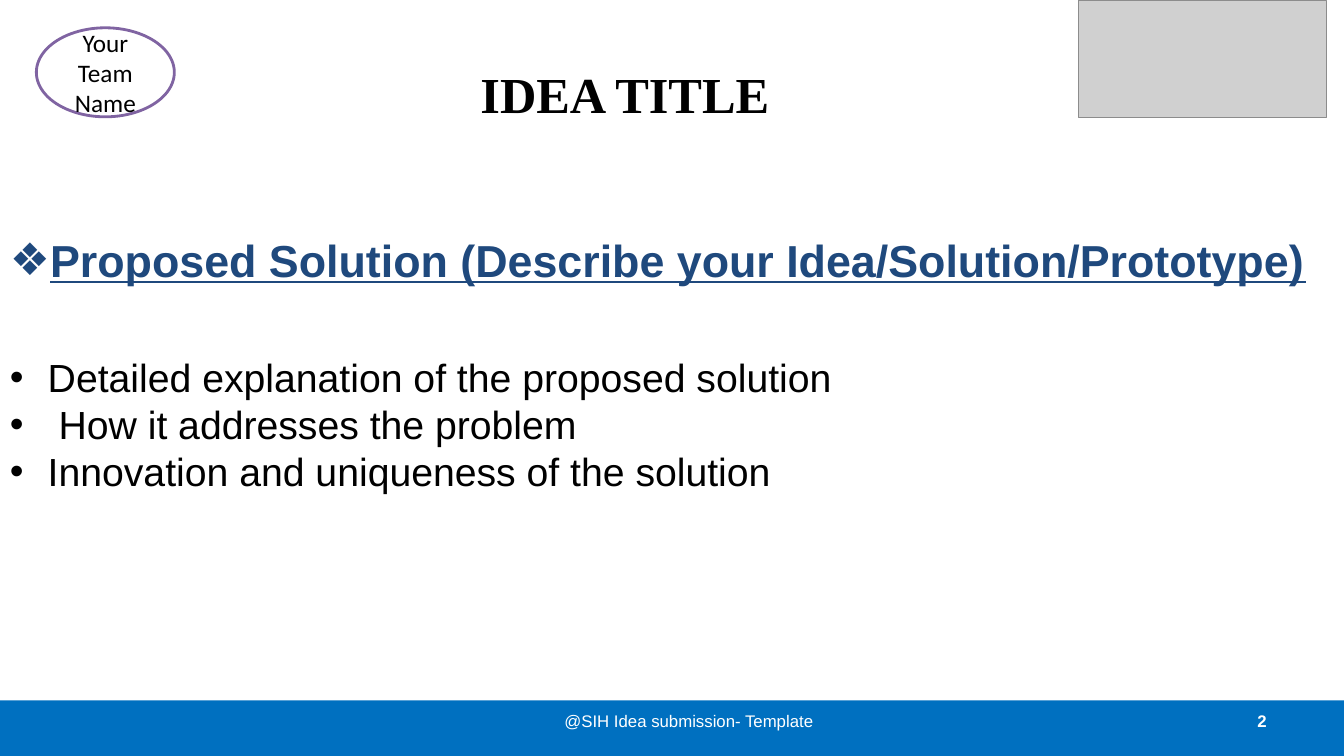
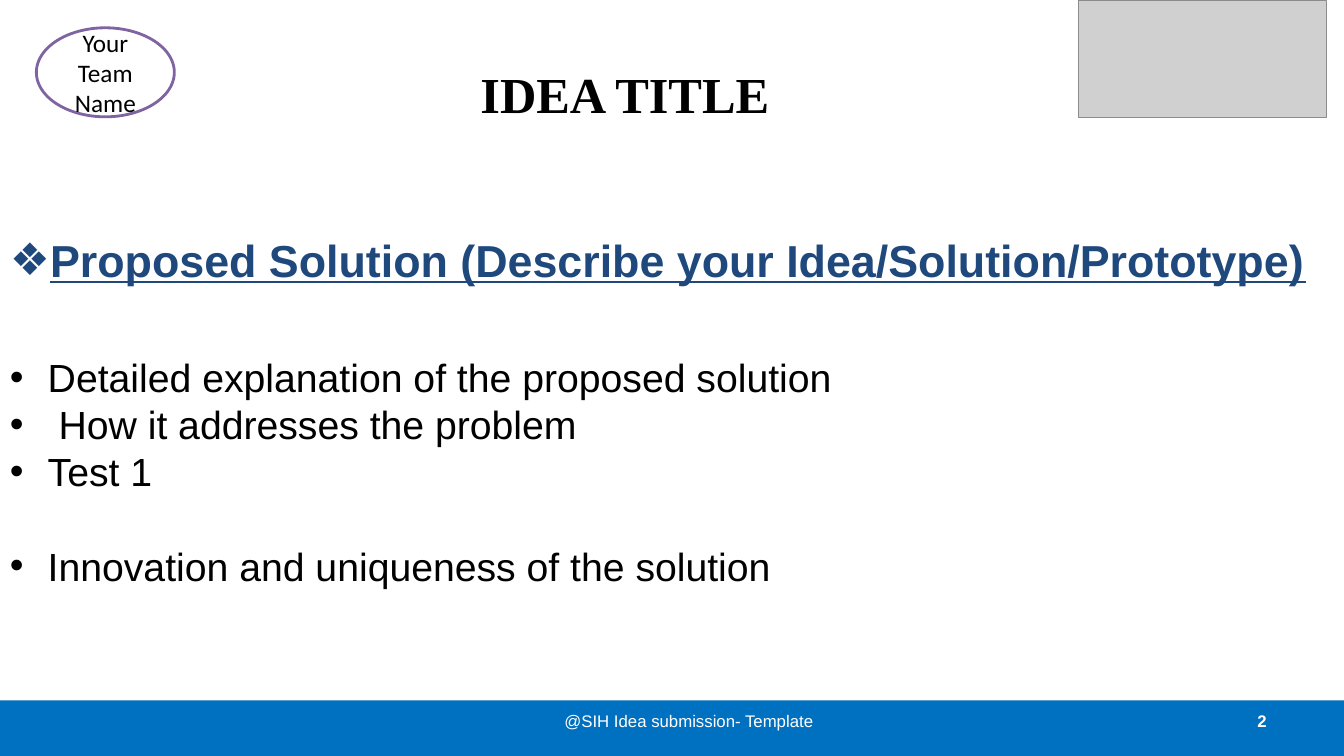
Before and after one commit to HarshaTalap1474/SIH, a slide deck: slide 2 of documentations/SIH.pptx. Drawn at 1344x756 pixels with LibreOffice and Linux fonts; fonts in the diff are those of the drawing; grey boxes stand for pictures. Boxes give left, top, right and bottom in pixels: in the first picture for what was removed or moved away, otherwise in the second. Text is boxed around its words. In the diff, an @@ line names an element or a change of style, - is before the commit and + after.

Commit message:
Testing the PPT sharing options

```diff
--- a/documentations/SIH.pptx
+++ b/documentations/SIH.pptx
@@ text at (48,459,152,487): paragraph added @@
+• Test 1
```
